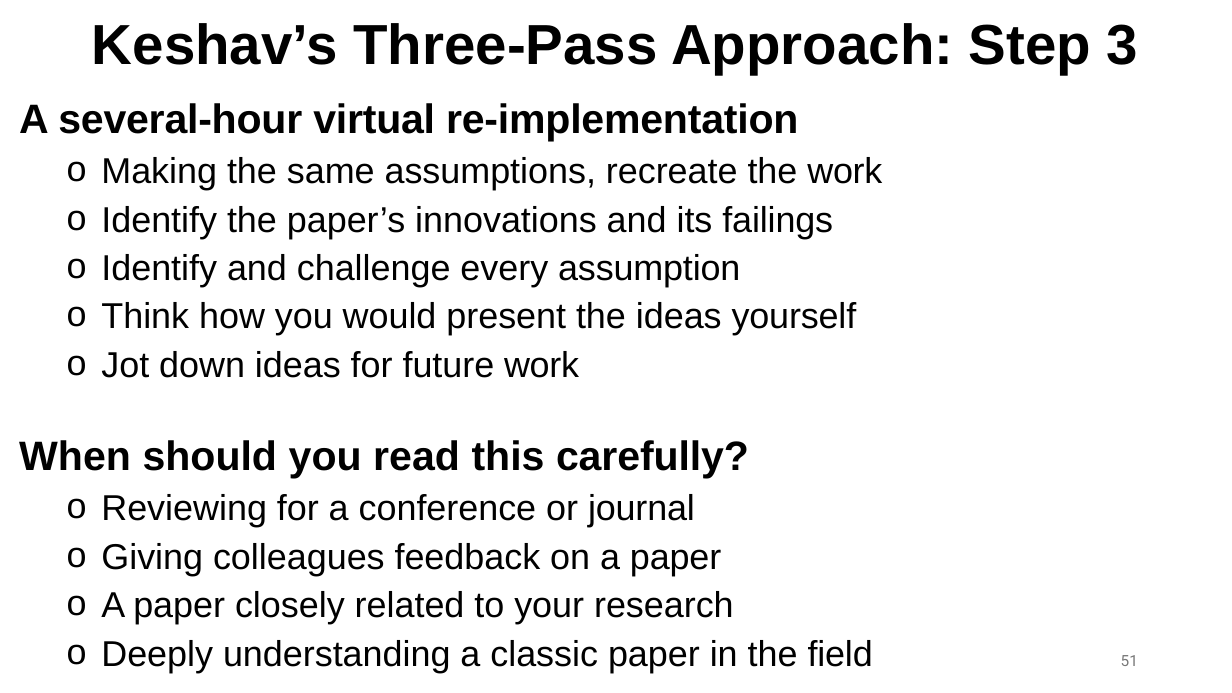
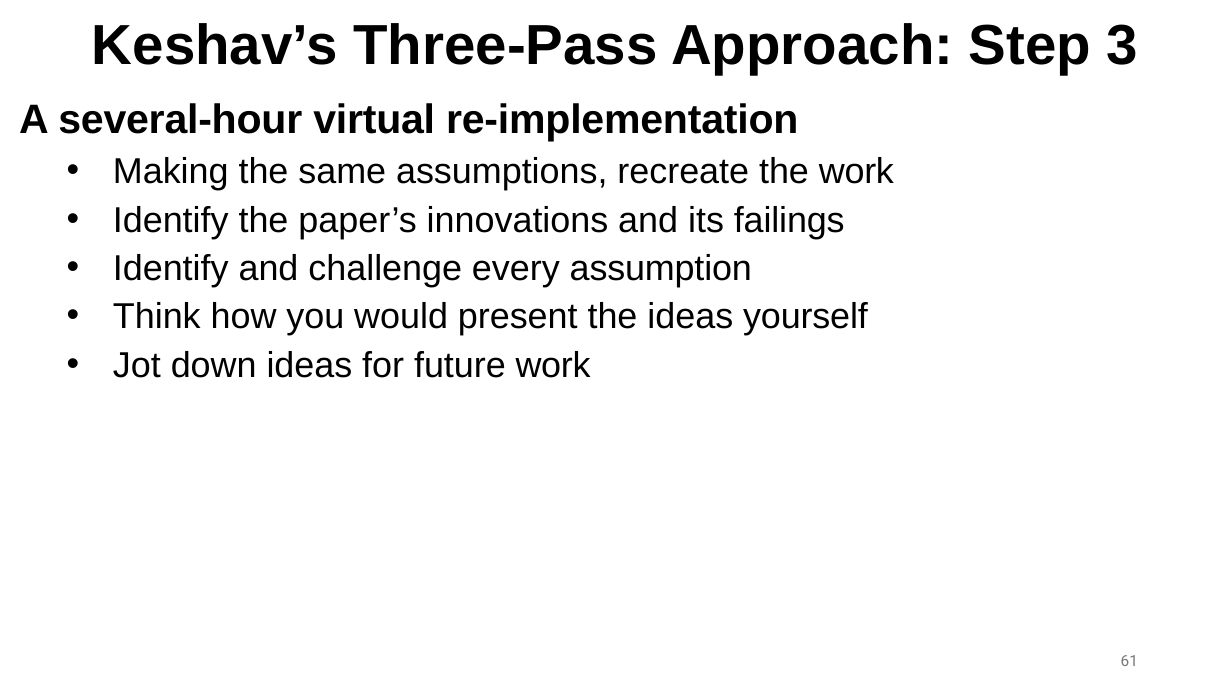
Before and after one commit to ec528/ec528.github.io, a slide deck: slide 61 of slides/fall26/1-introduction.pptx (slide 51 before the commit). Drawn at 1232x693 pixels with LibreOffice and Linux fonts; fonts in the diff are those of the drawing. Boxes give left, top, right and bottom in pixels: in the first picture for what was removed or moved away, otherwise in the second. Text is boxed around its words. In the diff, an @@ line names an element or a change of style, - is before the commit and + after.

```diff
--- a/slides/fall26/1-introduction.pptx
+++ b/slides/fall26/1-introduction.pptx
@@ text at (x1=113, y1=157, x2=894, y2=378): bullet o to • @@
@@ text at (x1=19, y1=440, x2=873, y2=673): paragraphs removed @@
-When should you read this carefully?
-  o Reviewing for a conference or journal
-  o Giving colleagues feedback on a paper
-  o A paper closely related to your research
-  o Deeply understanding a classic paper in the field
@@ page number at (x1=1121, y1=655, x2=1138, y2=666): text changed @@
-51
+61
```
Also in this commit, not shown: 16 other slides changed, 11 slides added, 1 slide removed, 1 other file.
